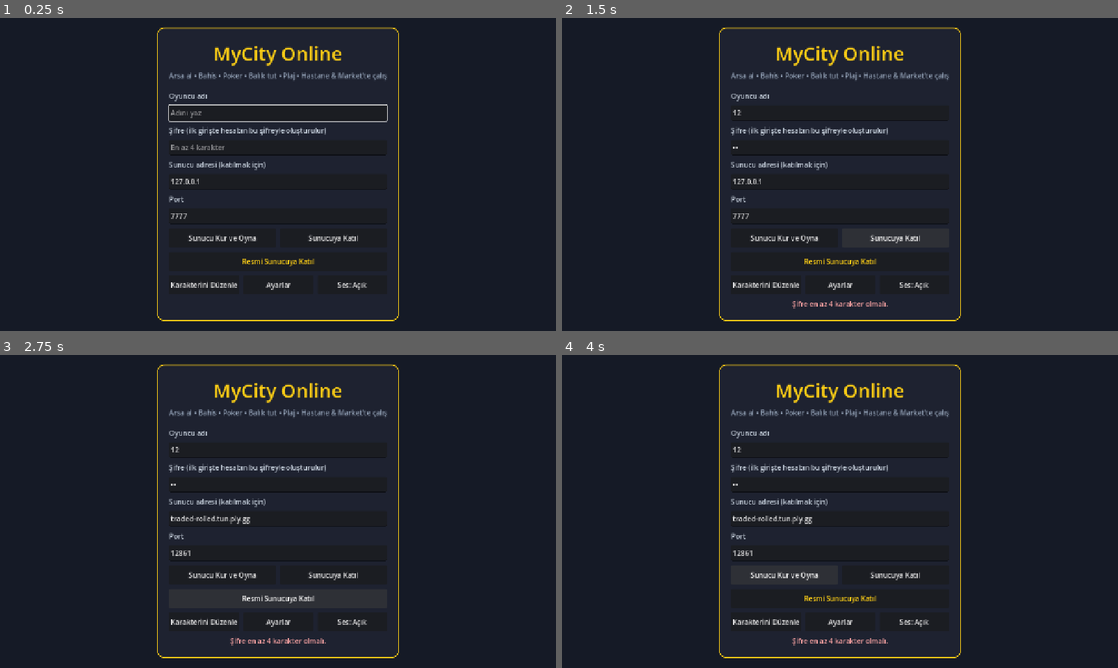
Above: before the commit, frames 1-4 (two rows, left to right).
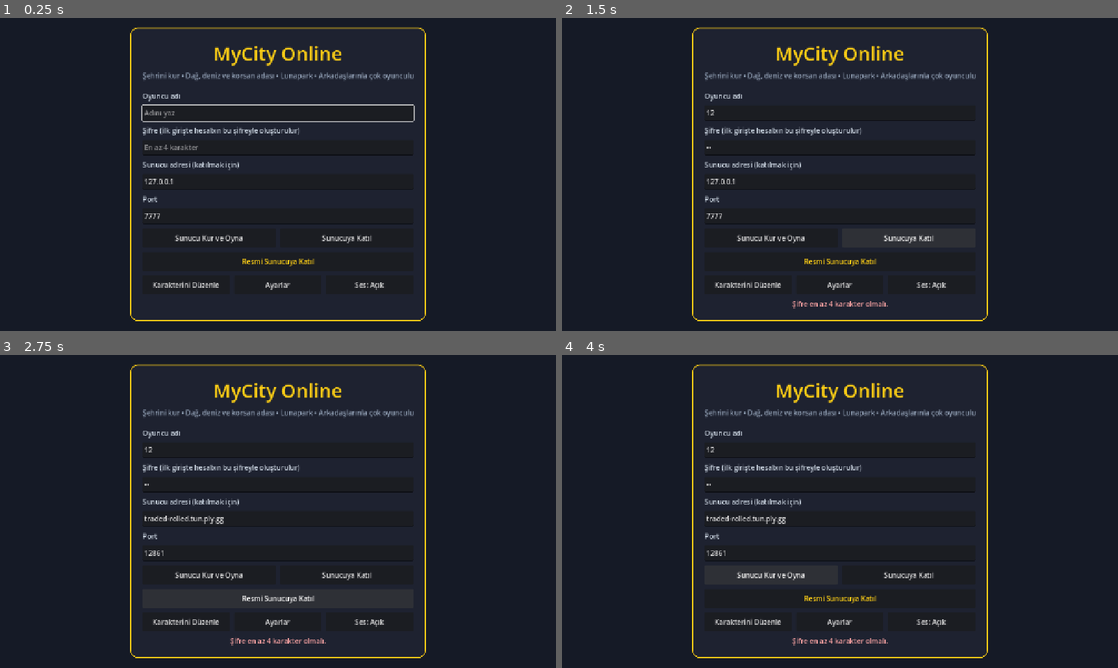
Above: after the commit, the same moments.

Repository: johntitor08/mycity-online
Game: Godot game, scene res://scenes/main.tscn
Two runs of this game, one before a commit and one after it. Both use one fixed random seed, a clock stepped at 60 frames per second and the inputs below. Sound files missing from this copy of the repository are replaced by a short silence.
Inputs (mouse positions are in pixels of both pictures, inside the frame that each line leads up to):
- Up to frame 1 (0.25 s): no input
- Up to frame 2 (1.5 s): click (840, 111) at 0.52 s; type "12" at 0.6 s; click (840, 146) at 0.75 s; type "12" at 0.83 s; click "Sunucuya Katıl" at 1.25 s
- Up to frame 3 (2.75 s): click "Resmi Sunucuya Katıl" at 2 s
- Up to frame 4 (4 s): click "Sunucu Kur ve Oyna" at 2.75 s; click "Sunucu Kur ve Oyna" at 3.5 s

The runs differ from the first frame. In frame 1, 3.4% of the frame differs, in the area x 23-77%, y 2-97%; in frame 2, 3.3%; in frame 3, 3.6%; in frame 4, 3.4%.

Commit message:
1.5.1: tarayıcı sürümü (WebSocket + web dışa aktarımı), sunucu UDP ve WebSocket'i birlikte dinler, VPS kurulumu alan adı/Caddy/kayıt taşıma, tanıtım materyalleri
Co-Authored-By: Claude Opus 5.5 <noreply@anthropic.com>

Diff:
--- /dev/null
+++ b/scripts/dual_peer.gd
@@ -0,0 +1,181 @@
+extends MultiplayerPeerExtension
+## Sunucu için iki taşıyıcıyı tek eşte birleştirir: masaüstü oyuncular ENet (UDP), tarayıcı oyuncuları
+## WebSocket (TCP) ile bağlanır; oyunun geri kalanı tek bir MultiplayerPeer görür.
+## Kimlikler çakışırsa WebSocket tarafındakine yeni bir kimlik verilir (iki yönde çevrilir).
+
+var enet: ENetMultiplayerPeer
+var ws: WebSocketMultiplayerPeer
+
+var _queue: Array = []             # [{peer, channel, mode, data}]
+var _target := 0
+var _mode := TRANSFER_MODE_RELIABLE
+var _channel := 0
+var _refuse := false
+var _ws_out := {}                  # dış kimlik -> ws kimliği
+var _ws_in := {}                   # ws kimliği -> dış kimlik
+var _enet_ids := {}                # enet kimlikleri
+
+
+func setup(enet_peer: ENetMultiplayerPeer, ws_peer: WebSocketMultiplayerPeer) -> void:
+	enet = enet_peer
+	ws = ws_peer
+	enet.peer_connected.connect(func(id): _enet_ids[id] = true; peer_connected.emit(id))
+	enet.peer_disconnected.connect(func(id): _enet_ids.erase(id); peer_disconnected.emit(id))
+	ws.peer_connected.connect(_on_ws_connected)
+	ws.peer_disconnected.connect(_on_ws_disconnected)
+
+
+func _on_ws_connected(wid: int) -> void:
+	var out := wid
+	while out == 1 or _enet_ids.has(out) or _ws_out.has(out):
+		out = randi_range(2, 2147483647)
+	_ws_out[out] = wid
+	_ws_in[wid] = out
+	peer_connected.emit(out)
+
+
+func _on_ws_disconnected(wid: int) -> void:
+	var out: int = _ws_in.get(wid, wid)
+	_ws_in.erase(wid)
+	_ws_out.erase(out)
+	peer_disconnected.emit(out)
+
+
+func is_web_peer(id: int) -> bool:
+	return _ws_out.has(id)
+
+
+# ------------------------------------------------------------------ MultiplayerPeerExtension
+
+func _poll() -> void:
+	enet.poll()
+	ws.poll()
+	while enet.get_available_packet_count() > 0:
+		var pid := enet.get_packet_peer()
+		var ch := enet.get_packet_channel()
+		var md := enet.get_packet_mode()
+		_queue.append({"peer": pid, "channel": ch, "mode": md, "data": enet.get_packet()})
+	while ws.get_available_packet_count() > 0:
+		var wid := ws.get_packet_peer()
+		var ch2 := ws.get_packet_channel()
+		var md2 := ws.get_packet_mode()
+		_queue.append({"peer": _ws_in.get(wid, wid), "channel": ch2, "mode": md2, "data": ws.get_packet()})
+
+
+func _get_available_packet_count() -> int:
+	return _queue.size()
+
+
+func _get_packet_script() -> PackedByteArray:
+	if _queue.is_empty():
+		return PackedByteArray()
+	return _queue.pop_front().data
+
+
+func _get_packet_peer() -> int:
+	return _queue[0].peer if not _queue.is_empty() else 0
+
+
+func _get_packet_channel() -> int:
+	return _queue[0].channel if not _queue.is_empty() else 0
+
+
+func _get_packet_mode() -> TransferMode:
+	return _queue[0].mode if not _queue.is_empty() else TRANSFER_MODE_RELIABLE
+
+
+func _get_max_packet_size() -> int:
+	return 1 << 20
+
+
+func _put_packet_script(buf: PackedByteArray) -> Error:
+	enet.transfer_mode = _mode
+	enet.transfer_channel = _channel
+	if _target == 0:
+		enet.set_target_peer(0)
+		enet.put_packet(buf)
+		if not _ws_out.is_empty():
+			ws.set_target_peer(0)
+			ws.put_packet(buf)
+		return OK
+	if _target < 0:
+		var ex := -_target
+		if _ws_out.has(ex):
+			enet.set_target_peer(0)
+			enet.put_packet(buf)
+			ws.set_target_peer(-int(_ws_out[ex]))
+			ws.put_packet(buf)
+		else:
+			enet.set_target_peer(-ex)
+			enet.put_packet(buf)
+			if not _ws_out.is_empty():
+				ws.set_target_peer(0)
+				ws.put_packet(buf)
+		return OK
+	if _ws_out.has(_target):
+		ws.set_target_peer(int(_ws_out[_target]))
+		return ws.put_packet(buf)
+	enet.set_target_peer(_target)
+	return enet.put_packet(buf)
+
+
+func _set_target_peer(peer: int) -> void:
+	_target = peer
+
+
+func _set_transfer_mode(mode: TransferMode) -> void:
+	_mode = mode
+
+
+func _get_transfer_mode() -> TransferMode:
+	return _mode
+
+
+func _set_transfer_channel(ch: int) -> void:
+	_channel = ch
+
+
+func _get_transfer_channel() -> int:
+	return _channel
+
+
+func _get_unique_id() -> int:
+	return 1
+
+
+func _is_server() -> bool:
+	return true
+
+
+func _is_server_relay_supported() -> bool:
+	return false
+
+
+func _get_connection_status() -> ConnectionStatus:
+	return CONNECTION_CONNECTED
+
+
+func _set_refuse_new_connections(enable: bool) -> void:
+	_refuse = enable
+	enet.refuse_new_connections = enable
+	ws.refuse_new_connections = enable
+
+
+func _is_refusing_new_connections() -> bool:
+	return _refuse
+
+
+func _disconnect_peer(peer: int, force: bool) -> void:
+	if _ws_out.has(peer):
+		ws.disconnect_peer(int(_ws_out[peer]), force)
+	else:
+		enet.disconnect_peer(peer, force)
+
+
+func _close() -> void:
+	enet.close()
+	ws.close()
+	_queue.clear()
+	_ws_out.clear()
+	_ws_in.clear()
+	_enet_ids.clear()
--- a/scripts/main.gd
+++ b/scripts/main.gd
@@ -8,6 +8,19 @@
 const SETTINGS_PATH := "user://ayarlar.cfg"
 ## 7/24 açık resmi sunucu (boşsa menüde buton görünmez). Biçim: "adres" ya da "adres:port".
 const OFFICIAL_SERVER := "traded-rolled.tun.ply.gg:12861"
+## Tarayıcı sürümünün resmi sunucusu (VPS'te alan adıyla kurulunca ör. "wss://mycity.duckdns.org/oyun").
+## Boşsa sayfanın kendi adresi kullanılır: oyun VPS'teki Caddy'den açıldıysa aynı sunucuya bağlanır.
+const OFFICIAL_WEB_SERVER := ""
+
+
+static func official_web_url() -> String:
+	if OFFICIAL_WEB_SERVER != "":
+		return OFFICIAL_WEB_SERVER
+	var host := str(JavaScriptBridge.eval("location.host", true))
+	if str(JavaScriptBridge.eval("location.protocol", true)) == "https:":
+		return "wss://%s/oyun" % host
+	# yerel deneme (http): aynı makinedeki sunucunun WebSocket portu
+	return "ws://%s:%d" % [str(JavaScriptBridge.eval("location.hostname", true)), Net.DEFAULT_PORT + 1]
 
 var menu: Control
 var world: Node2D
@@ -104,7 +117,7 @@
 	title.add_theme_color_override("font_color", Color("#facc15"))
 	v.add_child(title)
 	var sub := Label.new()
-	sub.text = "Arsa al • Bahis • Poker • Balık tut • Plaj • Hastane & Market'te çalış"
+	sub.text = "Şehrini kur • Dağ, deniz ve korsan adası • Lunapark • Arkadaşlarınla çok oyunculu"
 	sub.horizontal_alignment = HORIZONTAL_ALIGNMENT_CENTER
 	sub.add_theme_color_override("font_color", Color("#94a3b8"))
 	v.add_child(sub)
@@ -119,8 +132,12 @@
 	var row := HBoxContainer.new()
 	row.add_theme_constant_override("separation", 10)
 	v.add_child(row)
-	buttons = [_button(row, "Sunucu Kur ve Oyna", _on_host), _button(row, "Sunucuya Katıl", _on_join)]
-	if OFFICIAL_SERVER != "":
+	if OS.has_feature("web"):
+		# tarayıcıda sunucu kurulamaz; adres alanına wss:// adresi de yazılabilir
+		buttons = [_button(row, "Sunucuya Katıl", _on_join)]
+	else:
+		buttons = [_button(row, "Sunucu Kur ve Oyna", _on_host), _button(row, "Sunucuya Katıl", _on_join)]
+	if OFFICIAL_SERVER != "" or OS.has_feature("web"):
 		var official := _button(v, "Resmi Sunucuya Katıl", _on_join_official)
 		official.add_theme_color_override("font_color", Color("#facc15"))
 		buttons.append(official)
@@ -238,6 +255,10 @@
 
 
 func _on_join_official() -> void:
+	if OS.has_feature("web"):
+		ip_edit.text = official_web_url()
+		_on_join()
+		return
 	var parts := OFFICIAL_SERVER.split(":")
 	ip_edit.text = parts[0]
 	port_edit.text = parts[1] if parts.size() > 1 else str(Net.DEFAULT_PORT)
--- a/scripts/net.gd
+++ b/scripts/net.gd
@@ -153,7 +153,24 @@
 	if err != OK:
 		return "Sunucu açılamadı. Port %d kullanımda olabilir (başka bir sunucu açık mı?) (hata %d)." % [port, err]
 	_tune(peer)
-	multiplayer.multiplayer_peer = peer
+	dedicated = as_dedicated
+	# 1.5.1: adanmış sunucu tarayıcı oyuncuları için WebSocket da dinler (varsayılan port+1, TCP).
+	var ws_port := _ws_port_arg(port if as_dedicated else 0)
+	if ws_port > 0:
+		var ws := WebSocketMultiplayerPeer.new()
+		_tune_ws(ws)
+		var tls := _tls_from_args()
+		var werr := ws.create_server(ws_port, "*", tls)
+		if werr == OK:
+			var dual = preload("res://scripts/dual_peer.gd").new()
+			dual.setup(peer, ws)
+			multiplayer.multiplayer_peer = dual
+			log_line("Tarayıcı oyuncuları için WebSocket%s: %d (TCP)" % [" (TLS)" if tls != null else "", ws_port])
+		else:
+			log_line("UYARI: WebSocket portu %d açılamadı (hata %d), sadece UDP" % [ws_port, werr])
+			multiplayer.multiplayer_peer = peer
+	else:
+		multiplayer.multiplayer_peer = peer
 	dedicated = as_dedicated
 	_load()
 	_started_at = Time.get_unix_time_from_system()
@@ -183,6 +200,21 @@
 func join(player_name: String, address: String, port: int, pass_hash: String = "", appearance = null) -> String:
 	# Alan adlarında IPv4'ü tercih et: Godot ilk bulduğu adresi (çoğu zaman IPv6) kullanır,
 	# IPv6'sı olmayan ağlarda bağlantı takılır.
+	# Tarayıcıda (ya da ws:// / wss:// adresinde) WebSocket ile bağlan
+	if OS.has_feature("web") or address.begins_with("ws://") or address.begins_with("wss://"):
+		var url := address
+		if not url.begins_with("ws"):
+			url = "%s://%s:%d" % ["wss" if OS.has_feature("web") else "ws", address, port]
+		var wpeer := WebSocketMultiplayerPeer.new()
+		_tune_ws(wpeer)
+		var werr := wpeer.create_client(url)
+		if werr != OK:
+			return "Bağlantı başlatılamadı (hata %d)." % werr
+		multiplayer.multiplayer_peer = wpeer
+		_pending = {"name": player_name, "pass": pass_hash, "version": VERSION}
+		if appearance is Dictionary:
+			_pending["appearance"] = appearance
+		return ""
 	if not address.is_valid_ip_address():
 		var v4 := IP.resolve_hostname(address, IP.TYPE_IPV4)
 		if v4 != "":
@@ -203,6 +235,40 @@
 ## Sunucu ve istemci aynı ayarı kullanmalı (sürüm kontrolü bunu garanti eder).
 func _tune(peer: ENetMultiplayerPeer) -> void:
 	peer.host.compress(ENetConnection.COMPRESS_RANGE_CODER)
+
+
+## WebSocket arabellekleri: arsa/oyuncu listesi gibi büyük paketler sığsın.
+func _tune_ws(peer: WebSocketMultiplayerPeer) -> void:
+	peer.inbound_buffer_size = 1 << 22
+	peer.outbound_buffer_size = 1 << 22
+	peer.max_queued_packets = 8192
+
+
+## --ws-port=N (0: kapalı). Verilmezse adanmış sunucuda oyun portu + 1.
+func _ws_port_arg(game_port: int) -> int:
+	for a in OS.get_cmdline_user_args():
+		if a.begins_with("--ws-port="):
+			return int(a.trim_prefix("--ws-port="))
+	return game_port + 1 if game_port > 0 else 0
+
+
+## --tls-cert=yol --tls-key=yol verilirse WebSocket doğrudan wss olarak açılır (ters vekil yoksa).
+func _tls_from_args() -> TLSOptions:
+	var cert_path := ""
+	var key_path := ""
+	for a in OS.get_cmdline_user_args():
+		if a.begins_with("--tls-cert="):
+			cert_path = a.trim_prefix("--tls-cert=")
+		elif a.begins_with("--tls-key="):
+			key_path = a.trim_prefix("--tls-key=")
+	if cert_path == "" or key_path == "":
+		return null
+	var cert := X509Certificate.new()
+	var key := CryptoKey.new()
+	if cert.load(cert_path) != OK or key.load(key_path) != OK:
+		log_line("UYARI: TLS sertifikası yüklenemedi, WebSocket şifresiz açılıyor")
+		return null
+	return TLSOptions.server(key, cert)
 
 
 func leave() -> void:
--- a/tests/screenshot.gd
+++ b/tests/screenshot.gd
@@ -23,6 +23,10 @@
 			w.camera.reset_smoothing()
 			await _wait(0.3)
 			_shot(part[1])
+		get_tree().quit()
+		return
+	if "--kapak" in OS.get_cmdline_user_args():
+		await _shots_cover(w)
 		get_tree().quit()
 		return
 	if "--sadece15" in OS.get_cmdline_user_args():
@@ -259,6 +263,80 @@
 	get_tree().quit()
 
 
+## itch.io kapağı için arayüzsüz, temiz sahneler.
+func _shots_cover(w) -> void:
+	var Map = preload("res://scripts/map.gd")
+	var Avatar = preload("res://scripts/avatar.gd")
+	Net.add_money(1, 300000)
+	Rpg.add_xp(1, "", 20000)
+	Env._sync = -1000000.0
+	Env.force_weather("clear")
+	Env.force_season("summer")
+	Tutorial.finish()
+	Holidays.force("yok")
+	w.hud.visible = false
+	var apps := [{"skin": 1, "hair": 1, "hair_color": 4, "shirt": 9, "pants": 1},
+		{"skin": 3, "hair": 3, "hair_color": 0, "shirt": 6, "pants": 0},
+		{"skin": 0, "hair": 2, "hair_color": 5, "shirt": 2, "pants": 4},
+		{"skin": 4, "hair": 4, "hair_color": 0, "shirt": 8, "pants": 5}]
+	var names := ["Ayşe", "Kerem", "Zeynep", "Mehmet"]
+	for k in 4:
+		Net.players[9971 + k] = {"name": names[k], "money": 5000, "color": Avatar.shirt_color(apps[k]), "appearance": apps[k], "level": 9}
+	Net._broadcast_roster()
+	# şehir merkezi (gündüz, kalabalık)
+	Env.hour = 11.0
+	var c := Vector2(1300, 470)
+	for k in 4:
+		Net.positions[9971 + k] = c + Vector2(-140 + k * 90, 40 + (k % 2) * 20)
+	w.my_pos = c
+	w.camera.zoom = Vector2(1.1, 1.1)
+	await _wait(1.6)
+	await _clear_toasts(w)
+	_shot("kapak_sehir")
+	# korsan adası
+	Env.hour = 16.5
+	w.my_pos = Map.KORSAN.get_center() + Vector2(60, 20)
+	Net.positions[9971] = Map.KORSAN.get_center() + Vector2(-60, 60)
+	Net.positions[9972] = Map.KORSAN.get_center() + Vector2(140, -20)
+	w.camera.zoom = Vector2(1.2, 1.2)
+	await _wait(1.6)
+	_shot("kapak_korsan")
+	# dağ köyü
+	Env.hour = 12.0
+	w.my_pos = Map.building("teleferik").rect.get_center() + Vector2(0, 70)
+	await _wait(0.3)
+	Mountain.go_up()
+	await _wait(0.5)
+	w.my_pos = Map.MOUNTAIN_SPAWN + Vector2(380, -60)
+	Net.positions[9971] = w.my_pos + Vector2(60, 20)
+	Net.positions[9972] = w.my_pos + Vector2(-50, 40)
+	w.camera.zoom = Vector2(1.0, 1.0)
+	await _wait(1.6)
+	await _clear_toasts(w)
+	_shot("kapak_dag")
+	w.my_pos = Map.MOUNTAIN_BUILDINGS[1].rect.get_center() + Vector2(0, 80)
+	await _wait(0.3)
+	Mountain.go_down()
+	await _wait(0.5)
+	# lunapark
+	w.my_pos = Map.SHUTTLE_CITY + Vector2(0, 20)
+	await _wait(0.3)
+	Fair.shuttle(true)
+	await _wait(0.5)
+	Net.players[9971]["ride"] = "ferris"
+	Net.players[9971]["seat"] = 3
+	Net.players[9972]["ride"] = "bumper"
+	Net._broadcast_roster()
+	Net.positions[9972] = Map.BUMPER.get_center() + Vector2(-80, 30)
+	w.my_pos = Map.FERRIS + Vector2(320, 160)
+	w.camera.zoom = Vector2(0.85, 0.85)
+	for _k in 60:
+		Net.positions[9971] = Fair.seat_pos(3, Land.server_now())
+		await get_tree().process_frame
+	await _clear_toasts(w)
+	_shot("kapak_luna")
+
+
 func _shots_15(w) -> void:
 	var Map = preload("res://scripts/map.gd")
 	var Avatar = preload("res://scripts/avatar.gd")
--- a/tests/test_client.gd
+++ b/tests/test_client.gd
@@ -12,6 +12,9 @@
 var _chats: Array = []
 const PASS := "test1234"
 
+
+var _addr := "127.0.0.1"
+var _tname := "Testci"
 
 func check(cond: bool, what: String) -> void:
 	if cond:
@@ -45,7 +48,9 @@
 			if a.begins_with("--port="):
 				port = int(a.trim_prefix("--port="))
 		_port = port
-		err = Net.join("Testci", "127.0.0.1", port, Net.hash_password("Testci", PASS), {"skin": 2, "hair": 1, "hair_color": 4, "shirt": 7, "pants": 1})
+		_addr = "ws://127.0.0.1:%d" % (port + 1) if "--ws" in args else "127.0.0.1"
+		_tname = "WebTestci" if "--ws" in args else "Testci"
+		err = Net.join(_tname, _addr, port, Net.hash_password(_tname, PASS), {"skin": 2, "hair": 1, "hair_color": 4, "shirt": 7, "pants": 1})
 	if err != "":
 		print(err)
 		get_tree().quit(1)
@@ -84,7 +89,7 @@
 		check(reason.contains("Şifre yanlış"), "yanlış şifre reddedildi (%s)" % reason)
 		_phase = "right_pass"
 		await _wait(0.5)
-		Net.join("Testci", "127.0.0.1", _port, Net.hash_password("Testci", PASS))
+		Net.join(_tname, _addr, _port, Net.hash_password(_tname, PASS))
 		return
 	print("BAĞLANTI HATASI: ", reason)
 	get_tree().quit(1)
@@ -296,7 +301,7 @@
 	_phase = "wrong_pass"
 	Net.leave()
 	await _wait(0.5)
-	Net.join("Testci", "127.0.0.1", _port, Net.hash_password("Testci", "yanlis"))
+	Net.join(_tname, _addr, _port, Net.hash_password(_tname, "yanlis"))
 
 
 func _helper_listing():
Binary file added: docs/tanitim/kapak.png
Not shown, changed: export_presets.cfg
Not shown, added: scripts/dual_peer.gd.uid
Not shown, changed: README.md
Not shown, changed: deploy/kur.sh
Not shown, changed: deploy/sunucu-kurulum.sh
Not shown, added: docs/tanitim/itch_sayfasi.md
Not shown, added: docs/tanitim/paylasim.md
Not shown, added: docs/tanitim/vps_rehberi.md
